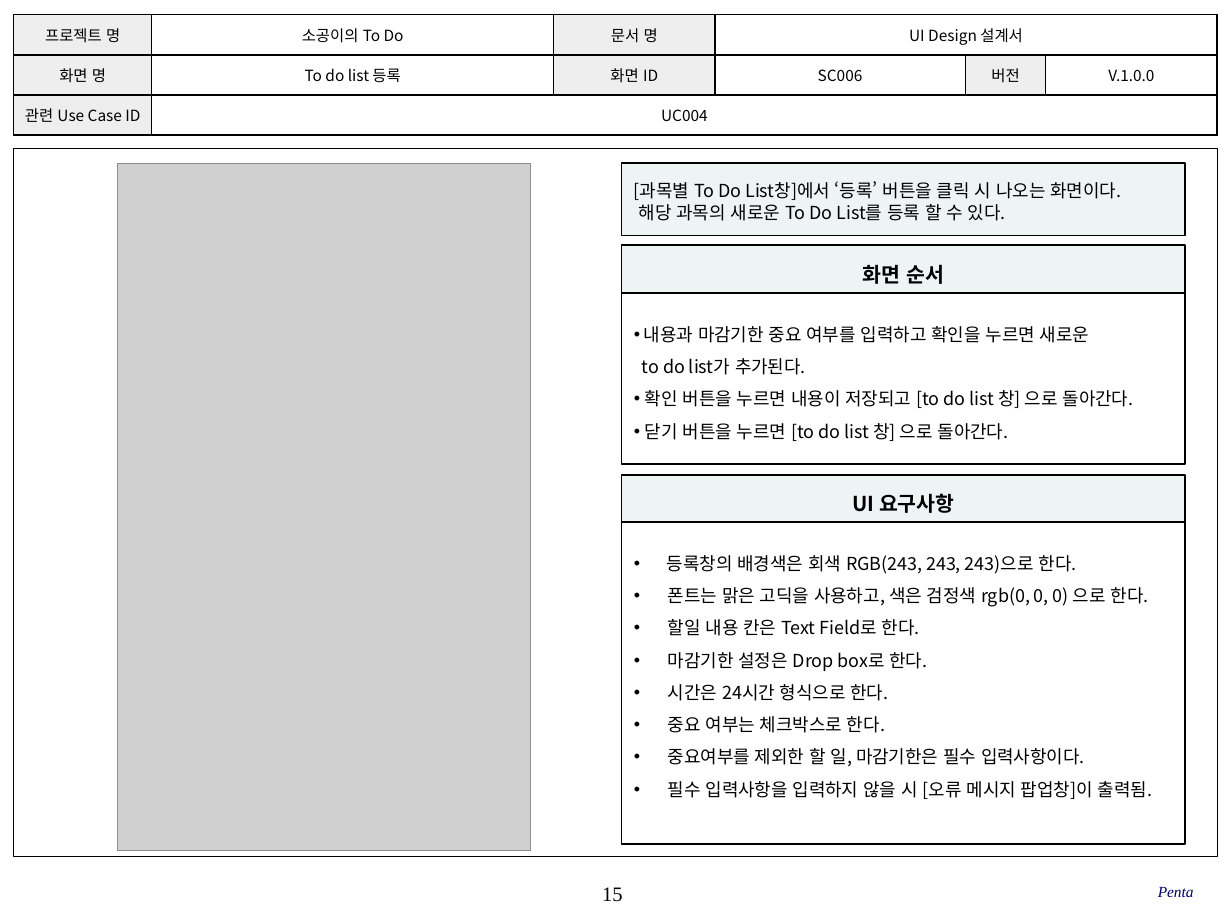
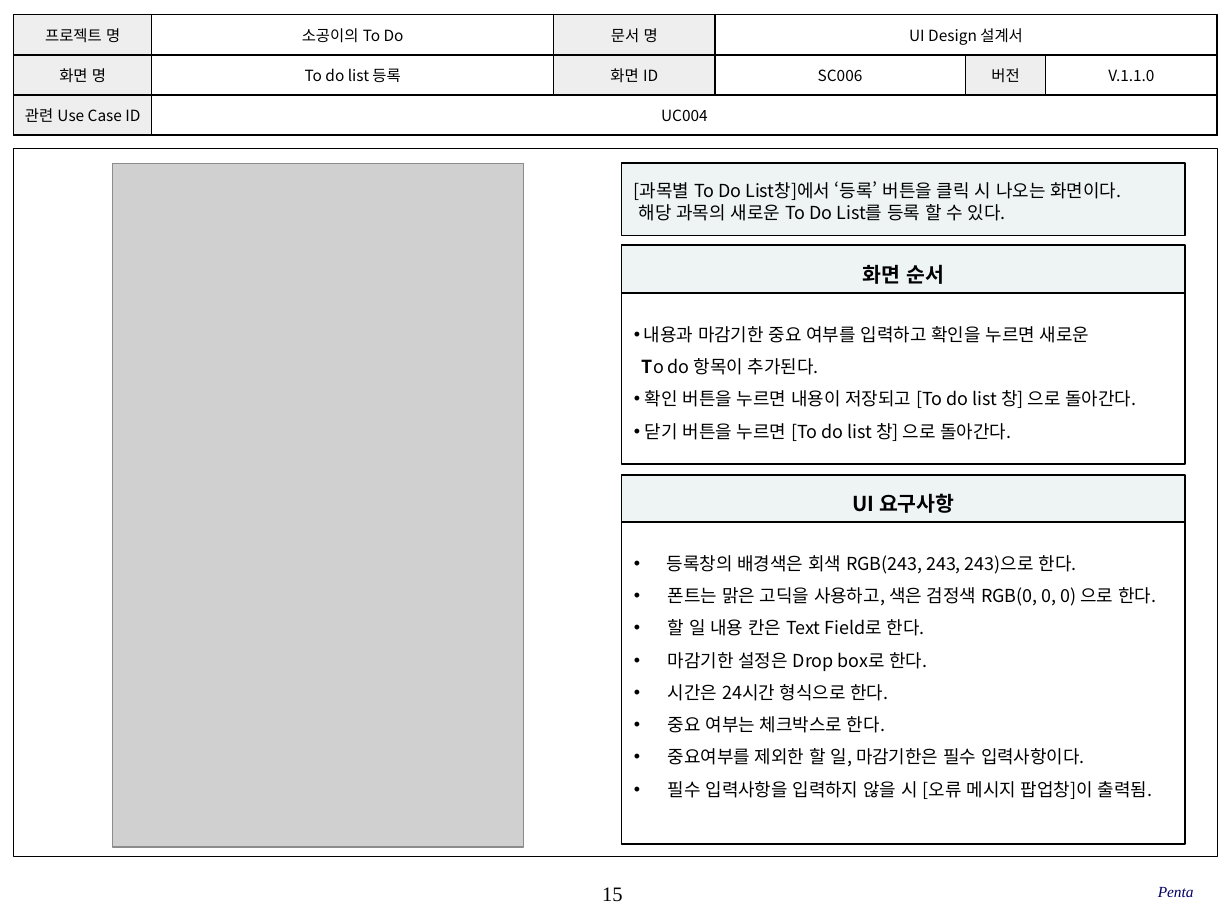
Before and after one commit to SE-admin/SE2017_5_mixharmony, a slide deck: slide 15 of doc/3_ 설계서/UI Design_05_penta.pptx. Drawn at 1232x924 pixels with LibreOffice and Linux fonts; fonts in the diff are those of the drawing; grey boxes stand for pictures; background and template pictures are left out. Boxes give left, top, right and bottom in pixels: in the first picture for what was removed or moved away, otherwise in the second. Text is boxed around its words. In the diff, an @@ line names an element or a change of style, - is before the commit and + after.

```diff
--- a/doc/3_ 설계서/UI Design_05_penta.pptx
+++ b/doc/3_ 설계서/UI Design_05_penta.pptx
@@ table at (x1=14, y1=15, x2=1216, y2=136) @@
-row 2, column 6: V.1.0.0
+row 2, column 6: V.1.1.0
@@ picture resized from (x1=117, y1=163, x2=530, y2=850) to (x1=113, y1=163, x2=524, y2=846) @@
@@ text in rectangle at (x1=642, y1=358, x2=1137, y2=441): text changed @@
-to do list가 추가된다.
-• 확인 버튼을 누르면 내용이 저장되고 [to do list 창] 으로 돌아간다.
-• 닫기 버튼을 누르면 [to do list 창] 으로 돌아간다.
+To do 항목이 추가된다.
+• 확인 버튼을 누르면 내용이 저장되고 [To do list 창] 으로 돌아간다.
+• 닫기 버튼을 누르면 [To do list 창] 으로 돌아간다.
@@ text in rectangle at (x1=668, y1=587, x2=1156, y2=636): text changed @@
-• 폰트는 맑은 고딕을 사용하고, 색은 검정색 rgb(0, 0, 0) 으로 한다.
-• 할일 내용 칸은 Text Field로 한다.
+• 폰트는 맑은 고딕을 사용하고, 색은 검정색 RGB(0, 0, 0) 으로 한다.
+• 할 일 내용 칸은 Text Field로 한다.
```
Also in this commit, not shown: 32 other slides changed, 4 slides added.
